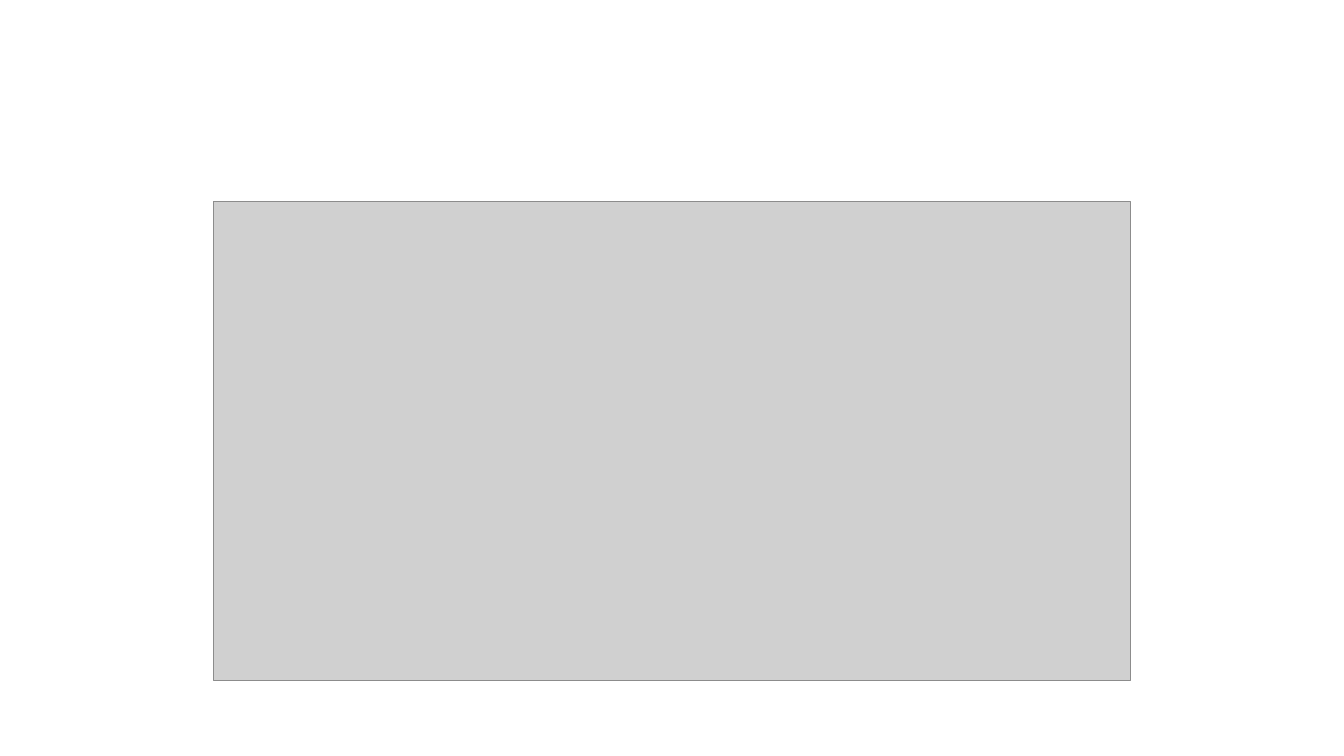
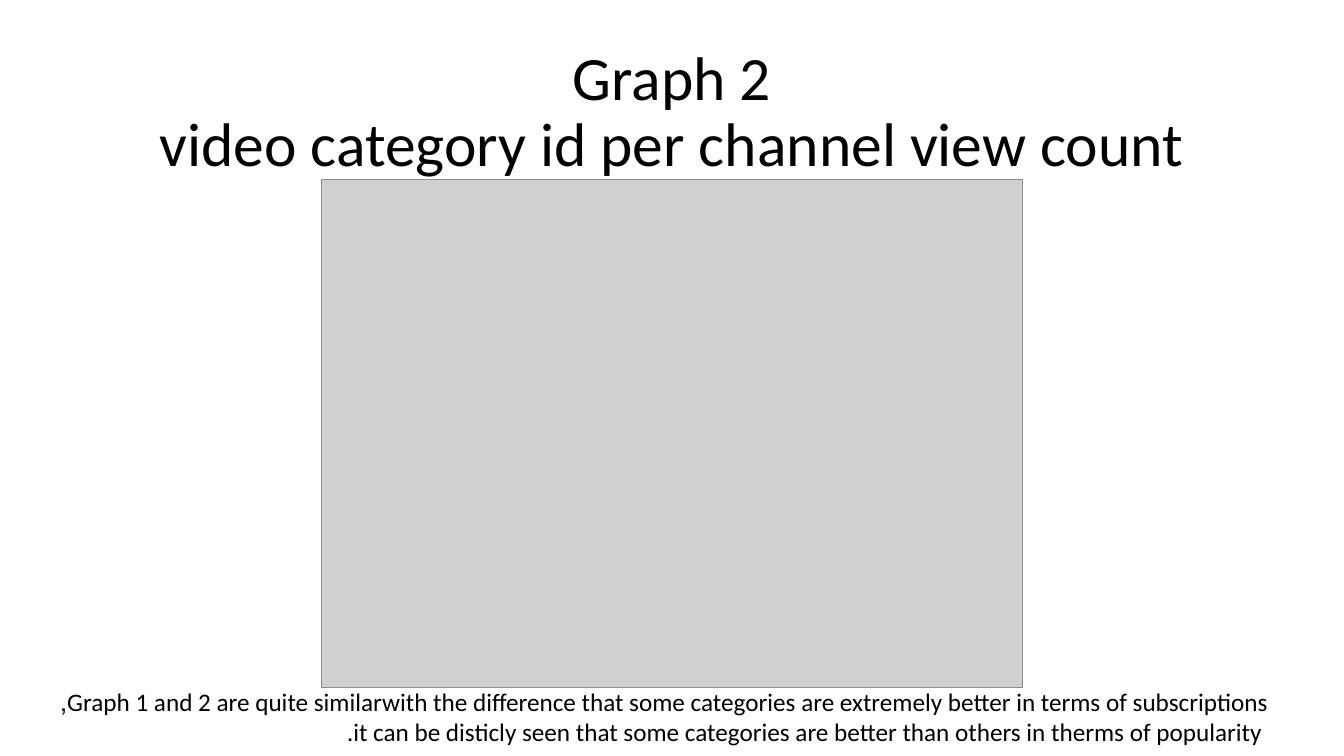
Before and after one commit to YonatanShoham/YouTube-dataset-analysis, a slide deck: slide 9 of YouTube dataset analysis presentation.pptx (slide 13 before the commit). Drawn at 1344x756 pixels with LibreOffice and Linux fonts; fonts in the diff are those of the drawing; grey boxes stand for pictures; background and template pictures are left out. Boxes give left, top, right and bottom in pixels: in the first picture for what was removed or moved away, otherwise in the second. Text is boxed around its words. In the diff, an @@ line names an element or a change of style, - is before the commit and + after.

```diff
--- a/YouTube dataset analysis presentation.pptx
+++ b/YouTube dataset analysis presentation.pptx
@@ title at bbox=[159, 57, 1183, 181]: text changed @@
-Graph 6
-videocategoryid per channel view count
+Graph 2
+video category id per channel view count
@@ picture: place and size @@
-picture at bbox=[214, 202, 1131, 682]
+picture at bbox=[322, 179, 1022, 688]
@@ text added at bbox=[67, 693, 1268, 746], 18 pt, text #000000 @@
+Graph 1 and 2 are quite similarwith the difference that some categories are extremely better in terms of subscriptions,
+it can be disticly seen that some categories are better than others in therms of popularity.
```
Also in this commit, not shown: 5 other slides changed, 7 slides added, 6 slides removed, 1 other file.
